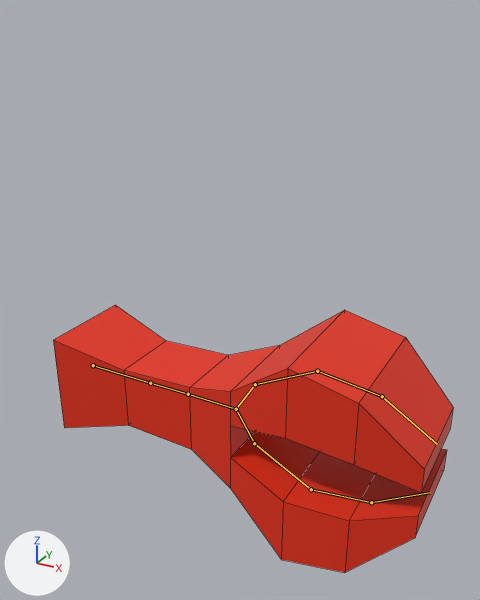
The Blender file models/base_game/objects/crab_arm.blend: old version first, new version second.
The view is the same before and after, from a camera (50 mm lens) standing at (0.486, -0.838, 0.743) and looking at (0.023, 0.003, 0.322). The lights are fixed; the arrows at lower left show +X, +Y and +Z. The first picture is the older version. The bones that bend it are drawn over the model as lines. Mesh edges are drawn as thin lines.
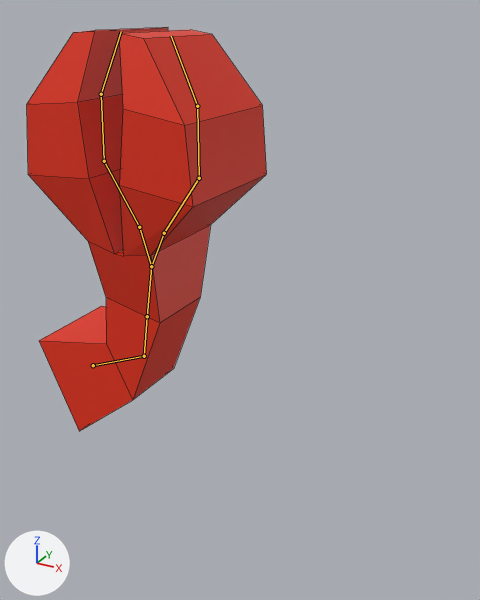
The newer file adds an action. The first version stands in its rest pose; the second is drawn at frame 28 of the action 'Ability'.

Pixel boxes (x1, y1, x2, y2) of what changed, in the pictures (480 x 600 px):
'Plane', posed (40% narrower, 51% taller)
    before: (53, 305, 453, 573)
    after: (27, 27, 267, 431)
bone 'Root', root to tip
    before: (93, 365) to (150, 383)
    after: (93, 365) to (144, 356)
bone 'CrabArmBottom', root to tip
    before: (150, 383) to (188, 394)
    after: (144, 356) to (147, 316)
bone 'CrabClawBase.R', root to tip
    before: (236, 409) to (255, 384)
    after: (151, 266) to (139, 227)
bone 'CrabClawLower.R', root to tip
    before: (255, 384) to (317, 371)
    after: (139, 227) to (104, 161)
bone 'CrabClawBase.L', root to tip
    before: (236, 409) to (254, 443)
    after: (151, 266) to (164, 233)
bone 'CrabClawLower.L', root to tip
    before: (254, 443) to (311, 489)
    after: (164, 233) to (199, 178)

Patch to the scene script:
```diff
--- a/models/base_game/objects/crab_arm.blend.py
+++ b/models/base_game/objects/crab_arm.blend.py
@@ bone_root @@
 bone_root = bpy.data.objects['CrabArmArmature'].pose.bones['Root']
-bone_root.rotation_quaternion = (1.0, 0.0, 0.0, 0.0)  # degrees (0, 0, 0)
+bone_root.rotation_quaternion = (0.98, 0.0, 0.0, -0.201)  # degrees (0, 0, -23)
@@ bone_crabarmbottom @@
 bone_crabarmbottom = bpy.data.objects['CrabArmArmature'].pose.bones['CrabArmBottom']  # child of 'Root'
-bone_crabarmbottom.rotation_quaternion = (1.0, 0.0, 0.0, 0.0)  # degrees (0, 0, 0)
+bone_crabarmbottom.rotation_quaternion = (0.875, 0.0, 0.0, -0.484)  # degrees (0, 0, -58)
@@ bone_crabclawbase_r @@
 bone_crabclawbase_r = bpy.data.objects['CrabArmArmature'].pose.bones['CrabClawBase.R']  # child of 'CrabArmTop'
-bone_crabclawbase_r.rotation_quaternion = (1.0, 0.0, 0.0, 0.0)  # degrees (0, 0, 0)
+bone_crabclawbase_r.rotation_quaternion = (0.959, 0.0, 0.0, 0.284)  # degrees (0, 0, 33)
@@ bone_crabclawlower_r @@
 bone_crabclawlower_r = bpy.data.objects['CrabArmArmature'].pose.bones['CrabClawLower.R']  # child of 'CrabClawBase.R'
-bone_crabclawlower_r.rotation_quaternion = (1.0, 0.0, 0.0, 0.0)  # degrees (0, 0, 0)
+bone_crabclawlower_r.rotation_quaternion = (0.917, 0.0, 0.0, -0.399)  # degrees (0, 0, -47)
@@ bone_crabclawbase_l @@
 bone_crabclawbase_l = bpy.data.objects['CrabArmArmature'].pose.bones['CrabClawBase.L']  # child of 'CrabArmTop'
-bone_crabclawbase_l.rotation_quaternion = (1.0, 0.0, 0.0, 0.0)  # degrees (0, 0, 0)
+bone_crabclawbase_l.rotation_quaternion = (0.931, 0.0, 0.0, -0.365)  # degrees (0, 0, -43)
@@ bone_crabclawlower_l @@
 bone_crabclawlower_l = bpy.data.objects['CrabArmArmature'].pose.bones['CrabClawLower.L']  # child of 'CrabClawBase.L'
-bone_crabclawlower_l.rotation_quaternion = (1.0, 0.0, 0.0, 0.0)  # degrees (0, 0, 0)
+bone_crabclawlower_l.rotation_quaternion = (0.933, 0.0, 0.0, 0.36)  # degrees (0, 0, 42)
```
